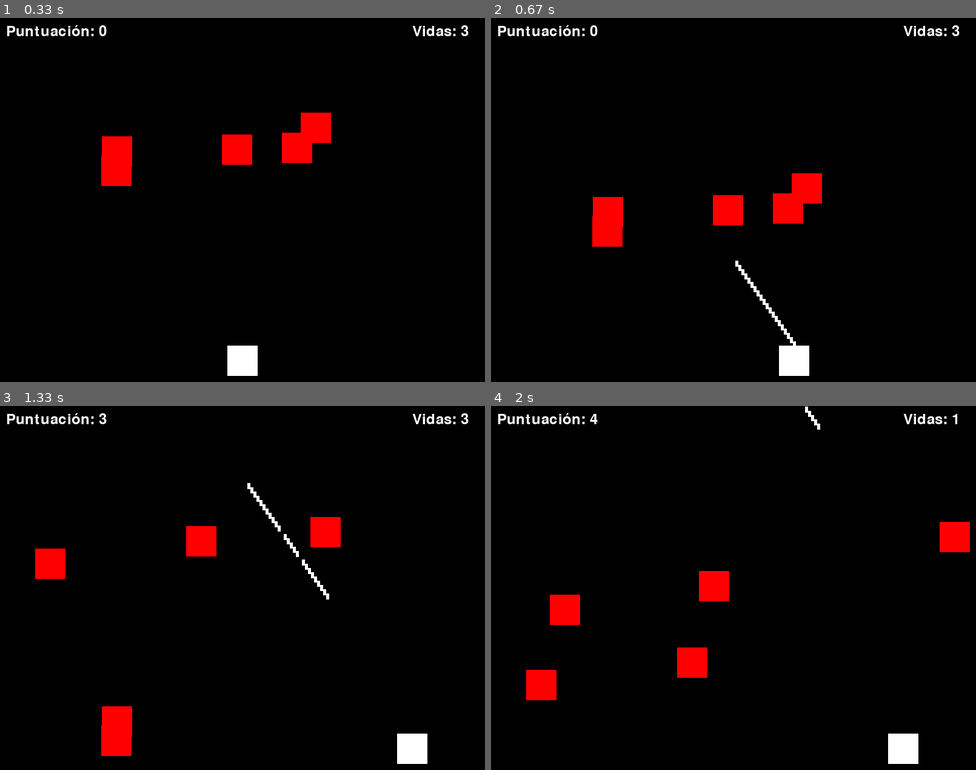
Above: before the commit, frames 1-4 (two rows, left to right).
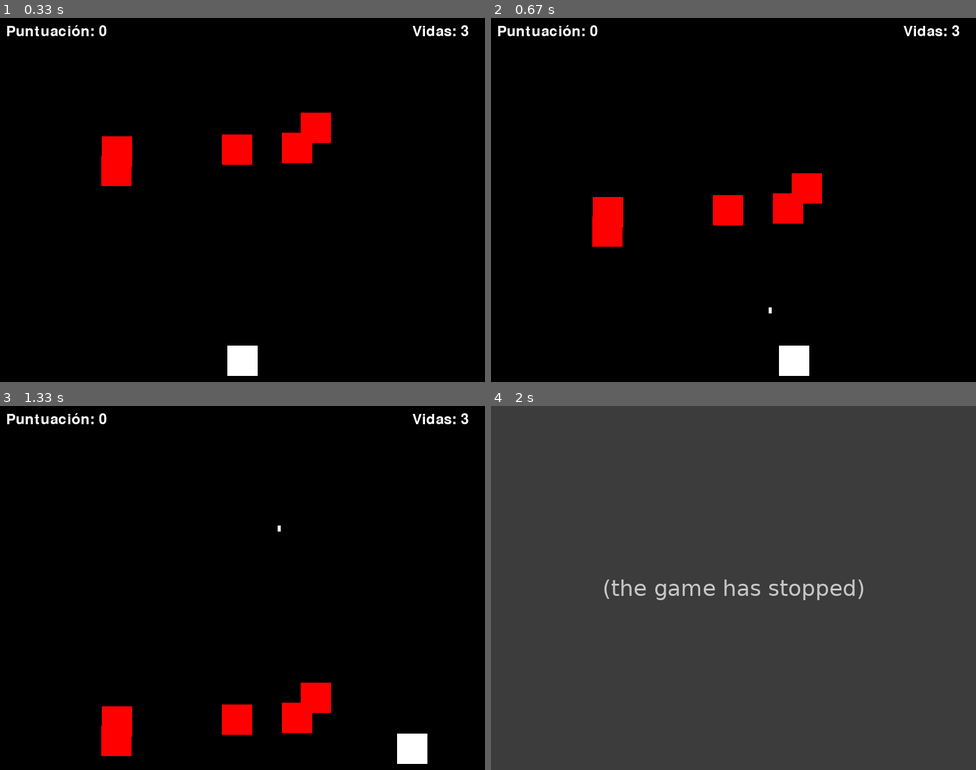
Above: after the commit, the same moments.

Repository: GaelFG17/PythonC
Game: pygame game, started from Pygame/juego.py
The game is run twice, just before and just after one commit, with the same random seed, the same clock (stepped at 60 frames per second) and the same inputs.
Inputs:
- Up to frame 1 (0.33 s): no input
- Up to frame 2 (0.67 s): hold Space from 0.33 s (still down); hold Right from 0.33 s (still down)
- Up to frame 3 (1.33 s): release Space at 0.8 s; release Right at 0.8 s; hold Right 0.83-1.3 s
- Up to frame 4 (2 s): no input

Frame 1 is identical in both runs. In frame 2, 0.2% of the frame differs, in the area x 50-63%, y 66-90%; in frame 3, 3.3%; in frame 4, 100%, in the area x 0-100%, y 0-100%.
After the commit the program exited at 1.68 s; later frames show no game.

Commit message:
Mejora del sistema de disparos

Diff:
--- a/Pygame/juego.py
+++ b/Pygame/juego.py
@@ -35,6 +35,8 @@
 bullet_height = 10
 bullet_speed = 7
 bullets = []
+shoot_delay = 500  # Tiempo de retraso entre disparos en milisegundos (0.5 segundos)
+last_shot_time = pygame.time.get_ticks()  # Control del tiempo del último disparo
 
 # Enemigos
 enemy_width = 50
@@ -89,8 +91,12 @@
         player_x -= player_speed
     if keys[pygame.K_RIGHT] and player_x < screen_width - player_width:
         player_x += player_speed
-    if keys[pygame.K_SPACE]:
+
+    # Control de disparo con retraso
+    current_time = pygame.time.get_ticks()  # Obtener el tiempo actual
+    if keys[pygame.K_SPACE] and current_time - last_shot_time > shoot_delay:
         shoot_bullet(player_x, player_y)
+        last_shot_time = current_time  # Actualizar el tiempo del último disparo
 
     # Mover los proyectiles
     for bullet in bullets[:]:
